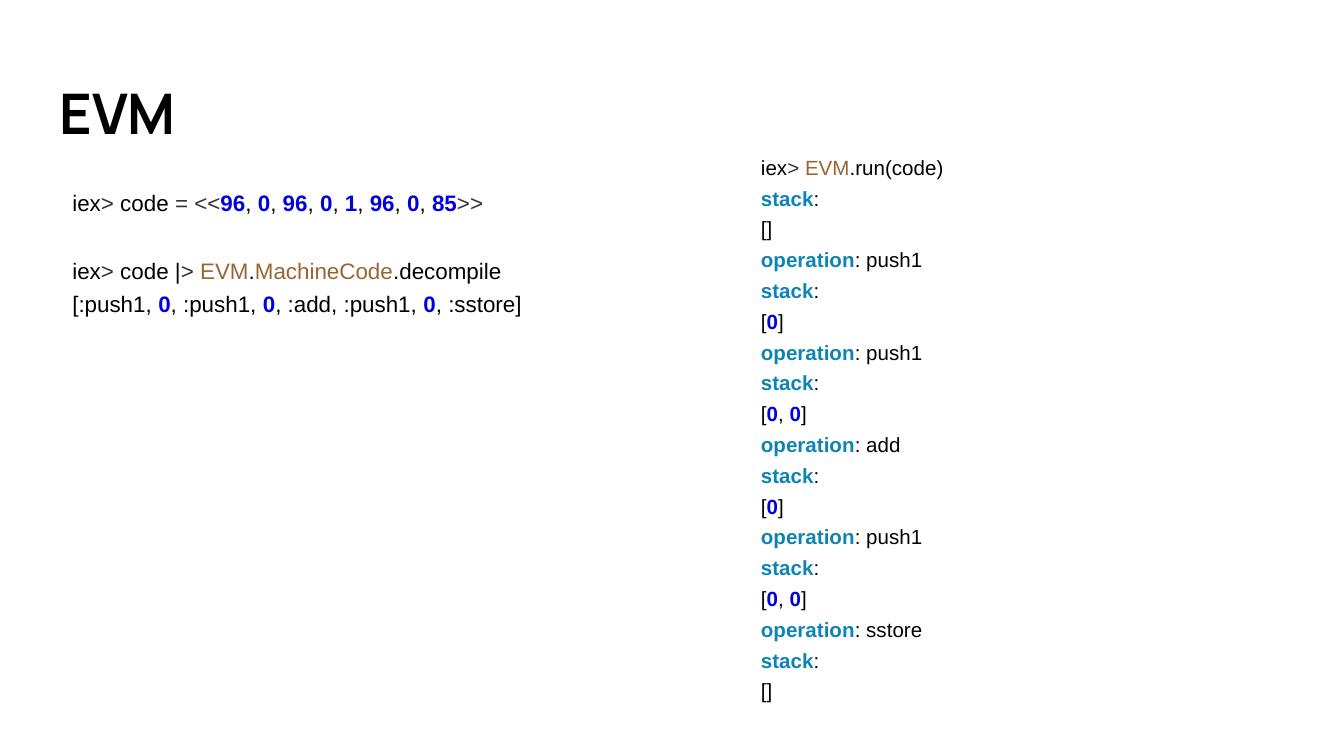
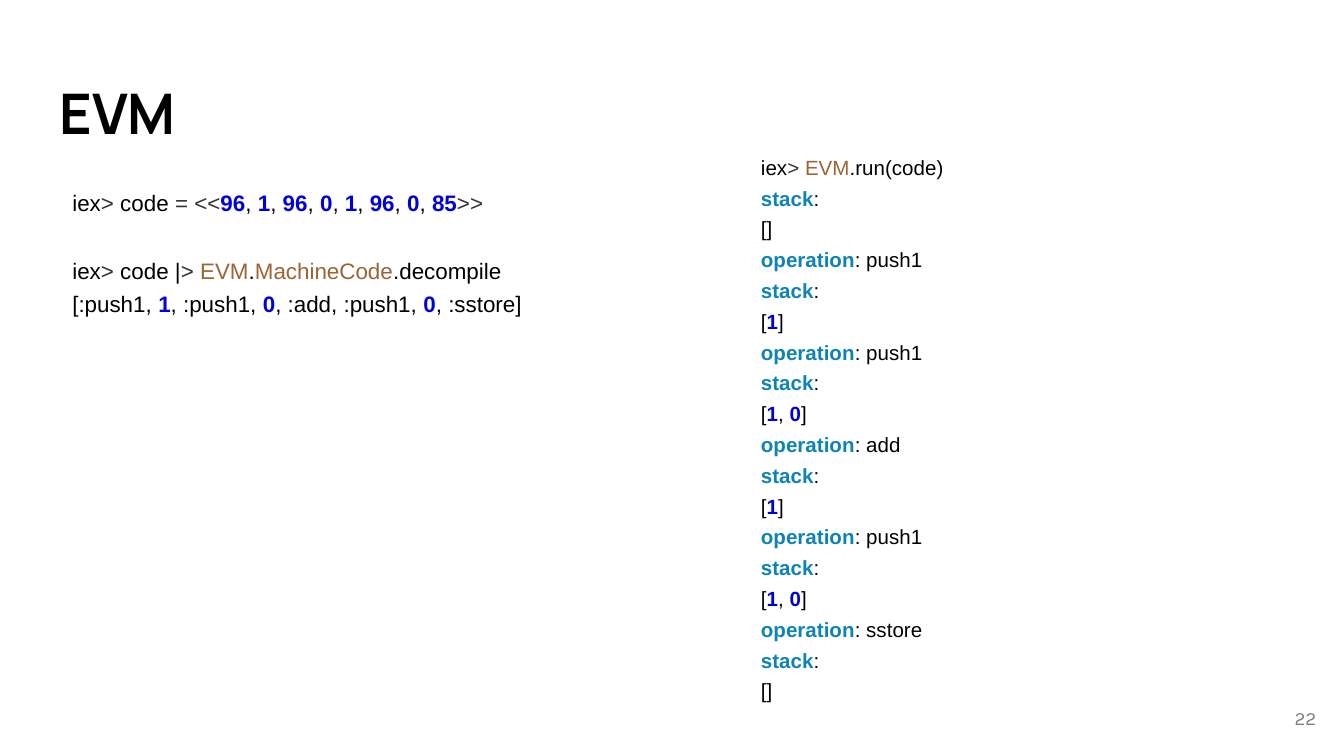
Before and after one commit to ayrat555/talks, a slide deck: slide 22 of mana/Mana.pptx. Drawn at 1344x756 pixels with LibreOffice and Linux fonts; fonts in the diff are those of the drawing. Boxes give left, top, right and bottom in pixels: in the first picture for what was removed or moved away, otherwise in the second. Text is boxed around its words. In the diff, an @@ line names an element or a change of style, - is before the commit and + after.

```diff
--- a/mana/Mana.pptx
+++ b/mana/Mana.pptx
@@ text at bbox=[761, 160, 943, 669]: text changed @@
-iex> EVM.run(code)
-stack:
-[]
-operation: push1
-stack:
-[0]
-operation: push1
-stack:
-[0, 0]
-operation: add
-stack:
-[0]
-operation: push1
-stack:
-[0, 0]
-operation: sstore
-stack:
-[]
+iex> EVM.run(code)
+stack:
+[]
+operation: push1
+stack:
+[1]
+operation: push1
+stack:
+[1, 0]
+operation: add
+stack:
+[1]
+operation: push1
+stack:
+[1, 0]
+operation: sstore
+stack:
+[]
@@ text at bbox=[72, 194, 521, 317]: text changed @@
-iex> code = <<96, 0, 96, 0, 1, 96, 0, 85>>
-iex> code |> EVM.MachineCode.decompile
-[:push1, 0, :push1, 0, :add, :push1, 0, :sstore]
+iex> code = <<96, 1, 96, 0, 1, 96, 0, 85>>
+iex> code |> EVM.MachineCode.decompile
+[:push1, 1, :push1, 0, :add, :push1, 0, :sstore]
@@ page number added at bbox=[1295, 713, 1317, 725], 10 pt, text #7F7F7F @@
+22
```
Also in this commit, not shown: 45 other slides changed, 1 slide added, 2 other files.
